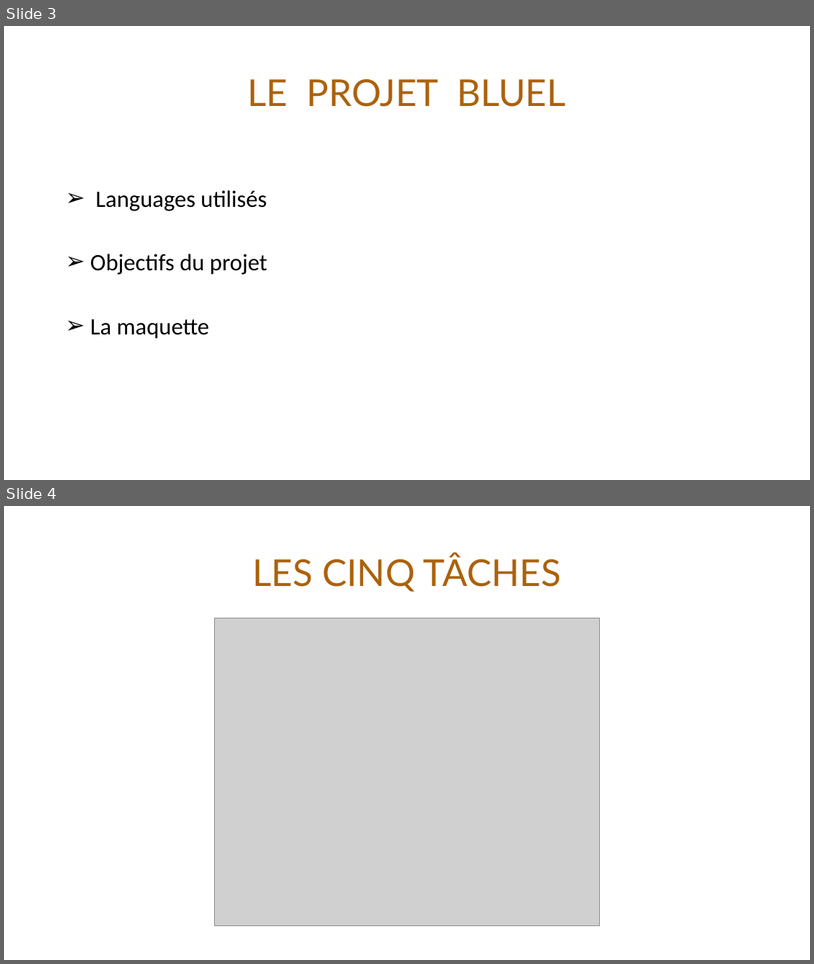
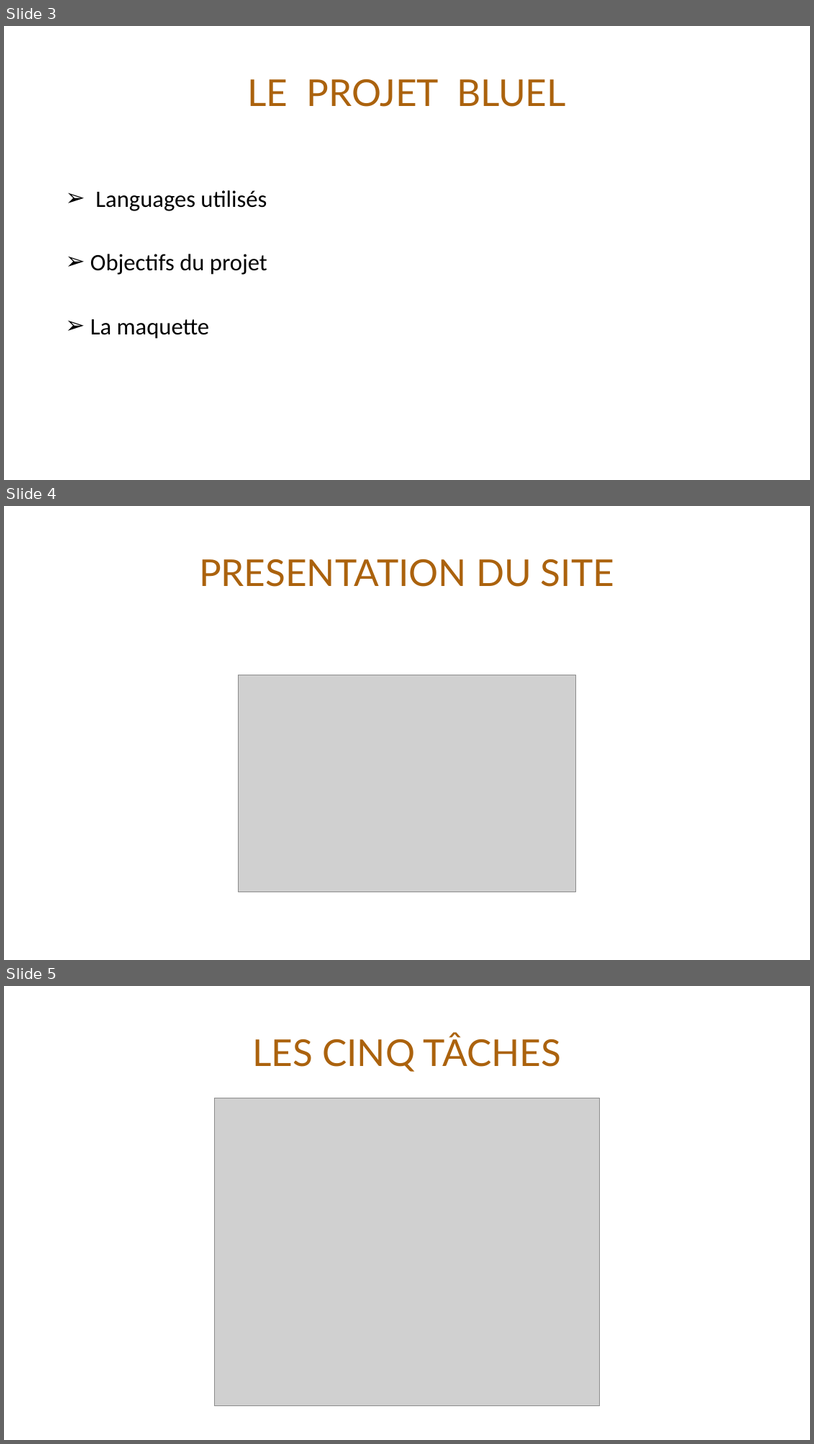
Before and after one commit to VinceDS99/Projet-3-Bluel, a slide deck: Bluel.pptx. Shown one above the other, each under a label of ours: slides 3 and 4 before the commit, slides 3, 4 and 5 after it. The pictures are 814x964 and 814x1444 pixels, drawn with LibreOffice and Linux fonts; fonts in the diff are those of the drawing; grey boxes stand for pictures. Boxes give left, top, right and bottom in pixels: in the first picture for what was removed or moved away, otherwise in the second. Text is boxed around its words. In the diff, an @@ line names an element or a change of style, - is before the commit and + after.

```diff
--- a/Bluel.pptx
+++ b/Bluel.pptx
@@ slide 4 added at (x1=4, y1=506, x2=810, y2=960), background #FFFFFF @@
@@ title added at (x1=199, y1=559, x2=615, y2=587), 44 pt, text #AB620D @@
+PRESENTATION DU SITE
@@ picture added at (x1=238, y1=674, x2=576, y2=891) @@
@@ what was slide 4 is now slide 5 @@
```
Also in this commit, not shown: 1 slide changed, 18 other files.
